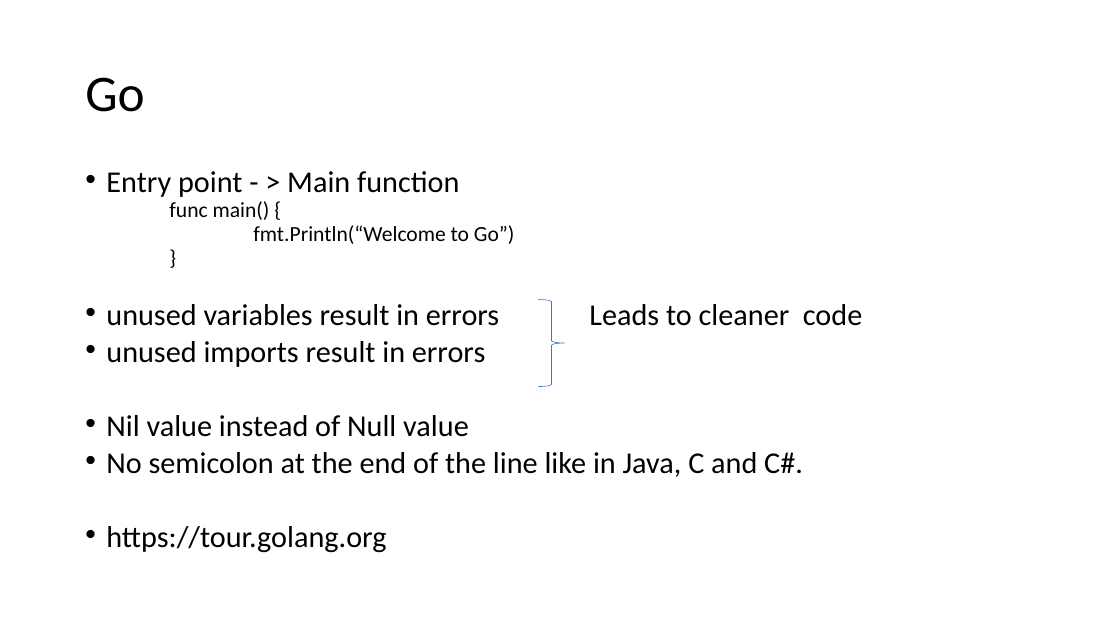
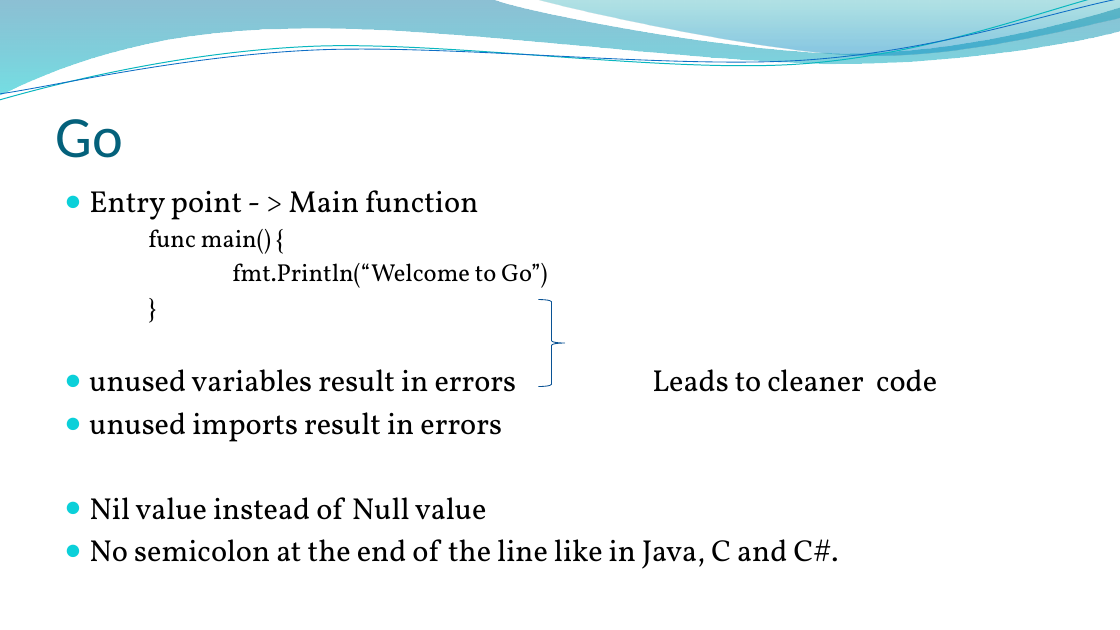
Before and after one commit to aleksamirkovic/blockchainExamples, a slide deck: slide 7 of HyperLedgerFabric.pptx. Drawn at 1120x630 pixels with LibreOffice and Linux fonts; fonts in the diff are those of the drawing; background and template pictures are left out. Boxes give left, top, right and bottom in pixels: in the first picture for what was removed or moved away, otherwise in the second. Text is boxed around its words. In the diff, an @@ line names an element or a change of style, - is before the commit and + after.

```diff
--- a/HyperLedgerFabric.pptx
+++ b/HyperLedgerFabric.pptx
@@ freeform shape added at (x1=0, y1=0, x2=1120, y2=95), fill gradient #0074A1 to #00C6CF @@
@@ freeform shape added at (x1=0, y1=0, x2=1120, y2=105), outline #0AB8BF 0.85 pt @@
@@ freeform shape added at (x1=0, y1=0, x2=1120, y2=100), outline #0F6FC6 0.75 pt @@
@@ freeform shape added at (x1=537, y1=0, x2=1120, y2=58), fill gradient #00A1A9 to #008BBF @@
@@ title "Go" moved from (x1=85, y1=77, x2=144, y2=112) to (x1=56, y1=119, x2=123, y2=158) @@
@@ title "Go" at (x1=56, y1=119, x2=123, y2=158): size 44 to 50 pt, text colour #000000 to #04617B; line spacing 0.9 to 1; vertical alignment middle to bottom @@
@@ text "Entry point - > Main ..." moved from (x1=106, y1=171, x2=803, y2=553) to (x1=89, y1=190, x2=839, y2=569) @@
@@ text "Entry point - > Main ..." at (x1=89, y1=190, x2=839, y2=569): size 25.9 to 26 pt in "Entry point - > Main function", "unused variables result in errors Leads to ...", "unused imports result in errors", "Nil value instead of Null value" and 1 more places; font Calibri to Vollkorn; size 18.5 to 21 pt in "func main() {", "fmt.Println(“Welcome to Go”)", "}"; bullet • to ●; line spacing 0.7 to 1; less space between paragraphs @@
@@ right brace at (x1=539, y1=300, x2=565, y2=387): outline #4472C4 0.5 pt to #095295 0.75 pt @@
@@ text at (x1=106, y1=526, x2=386, y2=553): paragraph removed @@
-• https://tour.golang.org
```
Also in this commit, not shown: 29 other slides changed, 1 slide added, 5 slides removed.
